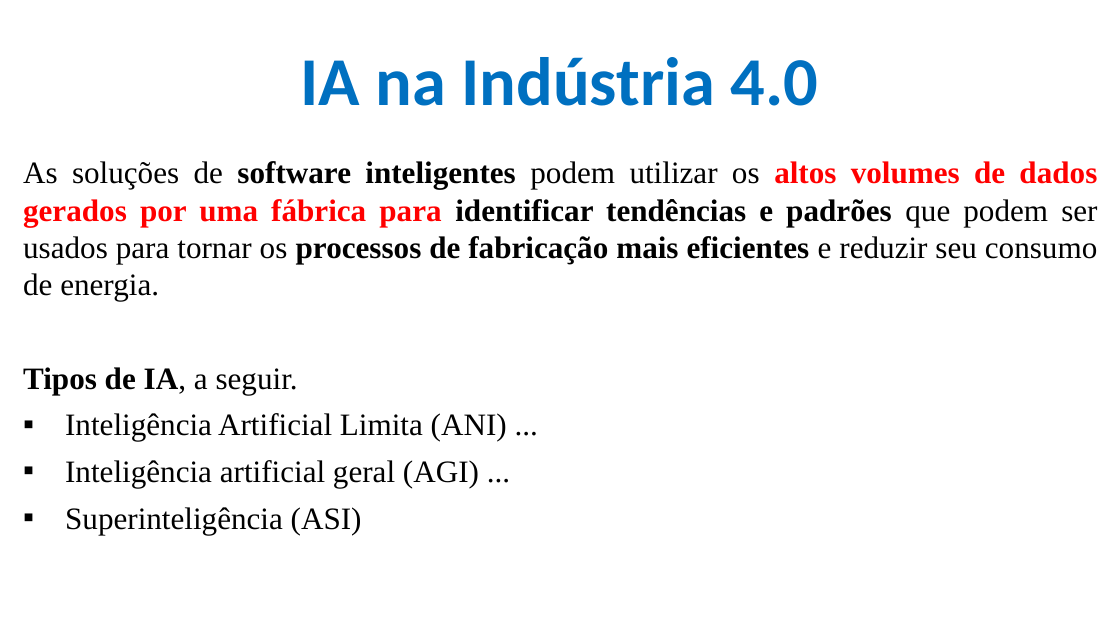
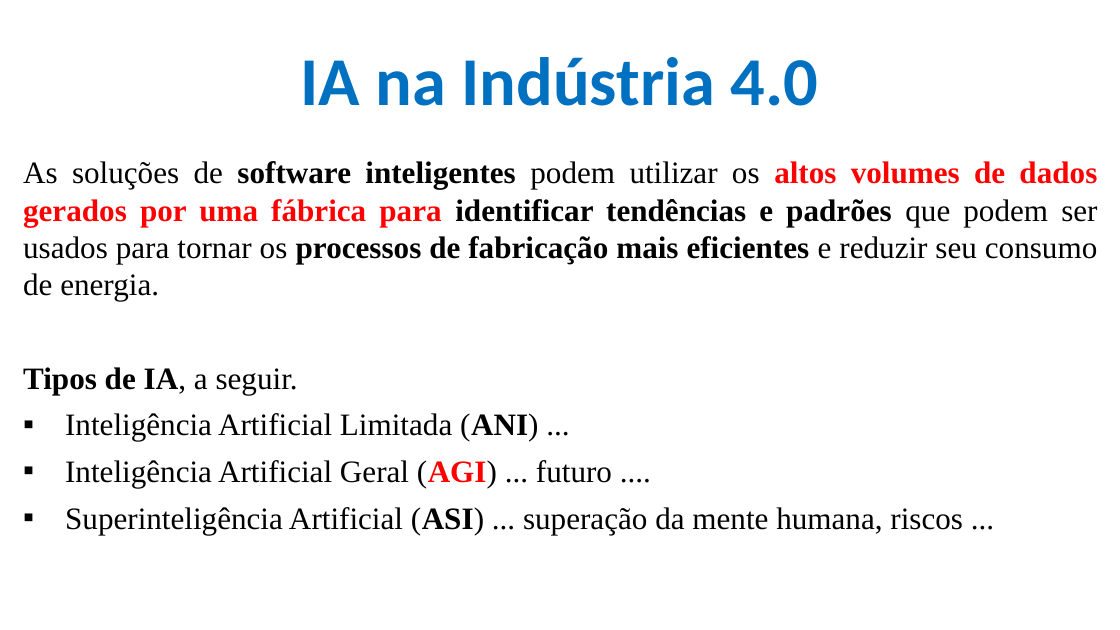
Before and after one commit to CloudEducationBrazil/WydenArea1AplicacaoCloudIndustria40Python, a slide deck: slide 16 of 01 Classes/Aula 08 - Aplicação Cloud Indústria 40 Python IoT - Tecnologias Emergentes.pptx. Drawn at 1120x630 pixels with LibreOffice and Linux fonts; fonts in the diff are those of the drawing; background and template pictures are left out. Boxes give left, top, right and bottom in pixels: in the first picture for what was removed or moved away, otherwise in the second. Text is boxed around its words. In the diff, an @@ line names an element or a change of style, - is before the commit and + after.

```diff
--- a/01 Classes/Aula 08 - Aplicação Cloud Indústria 40 Python IoT - Tecnologias Emergentes.pptx
+++ b/01 Classes/Aula 08 - Aplicação Cloud Indústria 40 Python IoT - Tecnologias Emergentes.pptx
@@ text at [65, 413, 963, 535]: text changed @@
-▪ Inteligência Artificial Limita (ANI) ...
-▪ Inteligência artificial geral (AGI) ...
-▪ Superinteligência (ASI)
+▪ Inteligência Artificial Limitada (ANI) ...
+▪ Inteligência Artificial Geral (AGI) ... futuro ....
+▪ Superinteligência Artificial (ASI) ... superação da mente humana, riscos ...
```
Also in this commit, not shown: 6 other slides changed, 2 other files.
